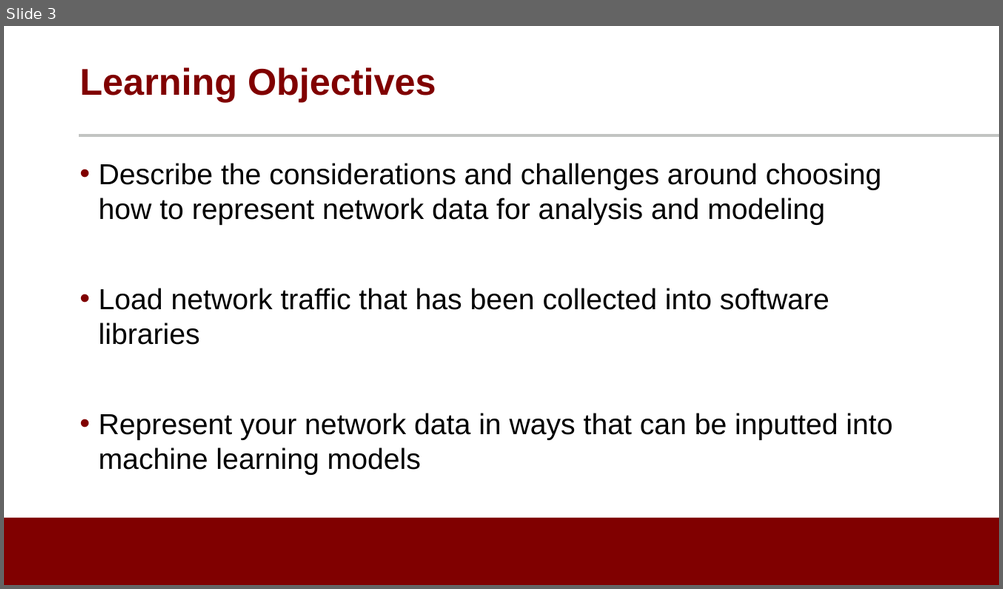
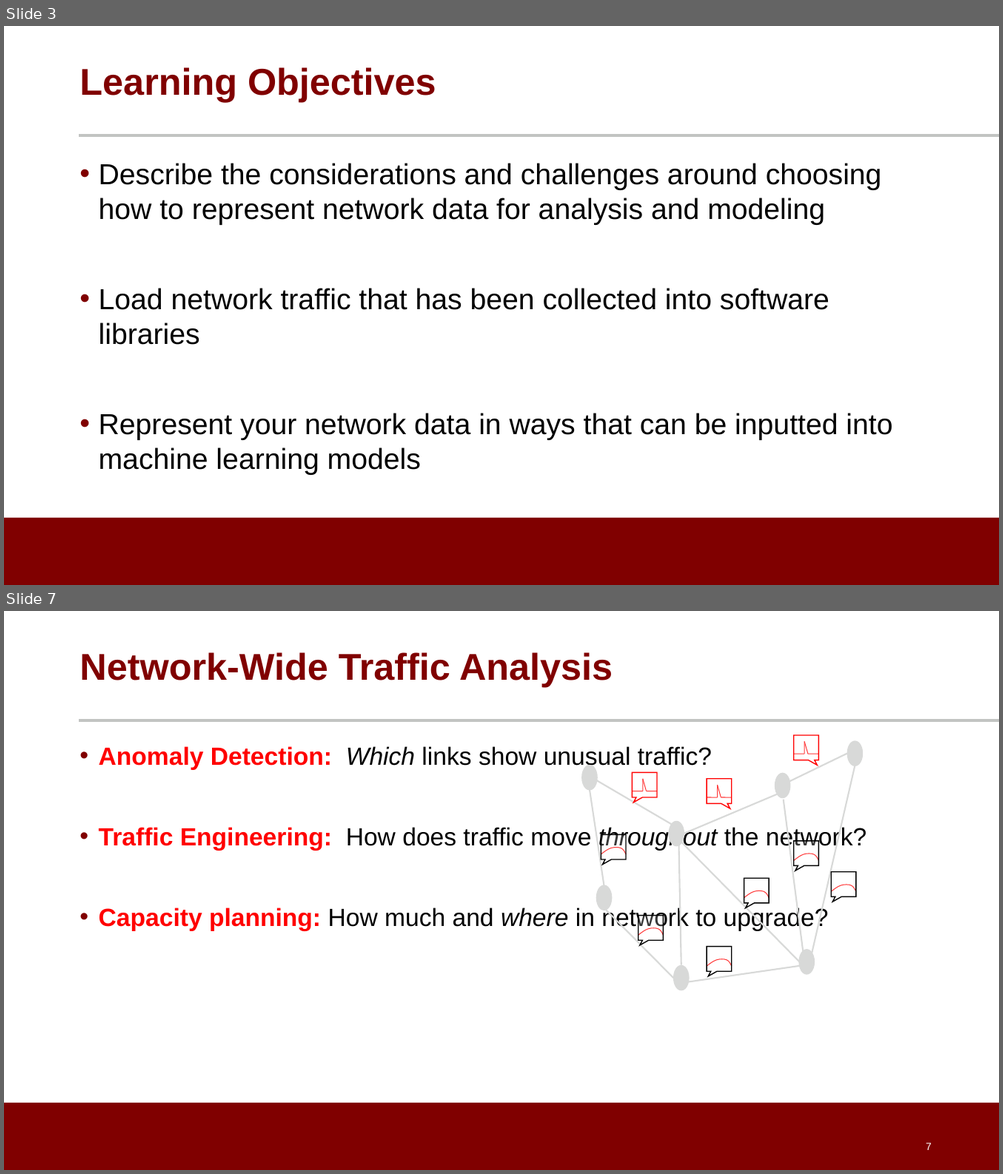
Before and after one commit to noise-lab/ML-Cybersecurity, a slide deck: module-3/ppt/3.4-Unsupervised Learning.pptx. Shown one above the other, each under a label of ours: slide 3 before the commit, slides 3 and 7 after it; the slides between them are not shown. The pictures are 1003x589 and 1003x1174 pixels, drawn with LibreOffice and Linux fonts; fonts in the diff are those of the drawing; background and template pictures are left out. Boxes give left, top, right and bottom in pixels: in the first picture for what was removed or moved away, otherwise in the second. Text is boxed around its words. In the diff, an @@ line names an element or a change of style, - is before the commit and + after.

```diff
--- a/module-3/ppt/3.4-Unsupervised Learning.pptx
+++ b/module-3/ppt/3.4-Unsupervised Learning.pptx
@@ slide 7 added at <box>4,611,999,1170</box>, background #FFFFFF; not listed: 2 template elements that a slide beside it also shows @@
@@ title added at <box>79,652,612,687</box>, 36 pt, text #800000, bold @@
+Network-Wide Traffic Analysis
@@ group added at <box>794,735,819,760</box>: 4 lines, 1 speech box @@
@@ text added at <box>99,746,866,931</box>, 24 pt, text #000000 @@
+• Anomaly Detection: Which links show unusual traffic?
+• Traffic Engineering: How does traffic move throughout the network?
+• Capacity planning: How much and where in network to upgrade?
@@ group added at <box>632,773,657,797</box>: 4 lines, 1 speech box @@
@@ group added at <box>707,779,731,803</box>: 4 lines, 1 speech box @@
@@ freeform shape added at <box>601,848,626,855</box>, outline #FF0000 0.75 pt @@
@@ speech box added at <box>601,834,626,860</box>, fill #FFFFFF at 22% opacity, outline #000000 1 pt @@
@@ freeform shape added at <box>794,854,818,861</box>, outline #FF0000 0.75 pt @@
@@ speech box added at <box>794,841,818,866</box>, fill #FFFFFF at 22% opacity, outline #000000 1 pt @@
@@ speech box added at <box>831,872,855,897</box>, fill #FFFFFF at 22% opacity, outline #000000 1 pt @@
@@ freeform shape added at <box>744,891,768,898</box>, outline #FF0000 0.75 pt @@
@@ speech box added at <box>744,878,768,903</box>, fill #FFFFFF at 22% opacity, outline #000000 1 pt @@
@@ freeform shape added at <box>831,885,855,892</box>, outline #FF0000 0.75 pt @@
@@ speech box added at <box>638,915,663,940</box>, fill #FFFFFF at 22% opacity, outline #000000 1 pt @@
@@ freeform shape added at <box>638,928,663,936</box>, outline #FF0000 0.75 pt @@
@@ freeform shape added at <box>707,960,731,967</box>, outline #FF0000 0.75 pt @@
@@ speech box added at <box>707,947,731,971</box>, fill #FFFFFF at 22% opacity, outline #000000 1 pt @@
@@ group added at <box>582,741,862,990</box>: 10 lines, 7 ellipses @@
@@ page number added at <box>925,1143,931,1150</box>, 10 pt, text #FFFFFF @@
+7
```
Also in this commit, not shown: 2 slides changed, 23 other slides added, 1 slide removed, 4 other files.
